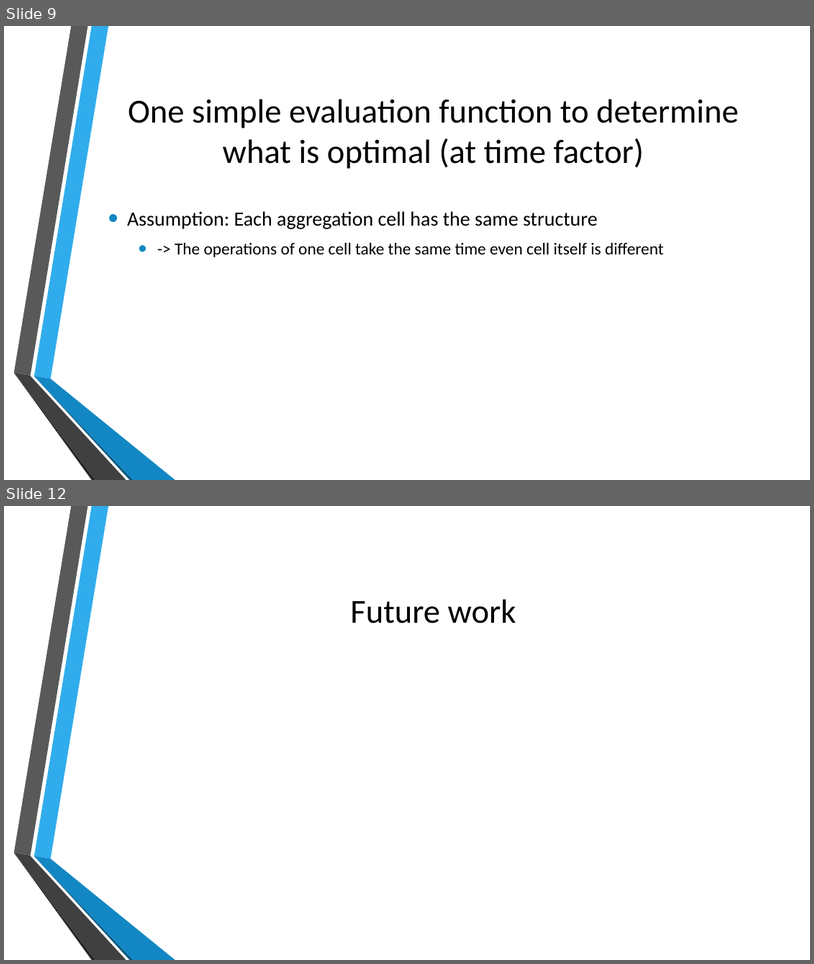
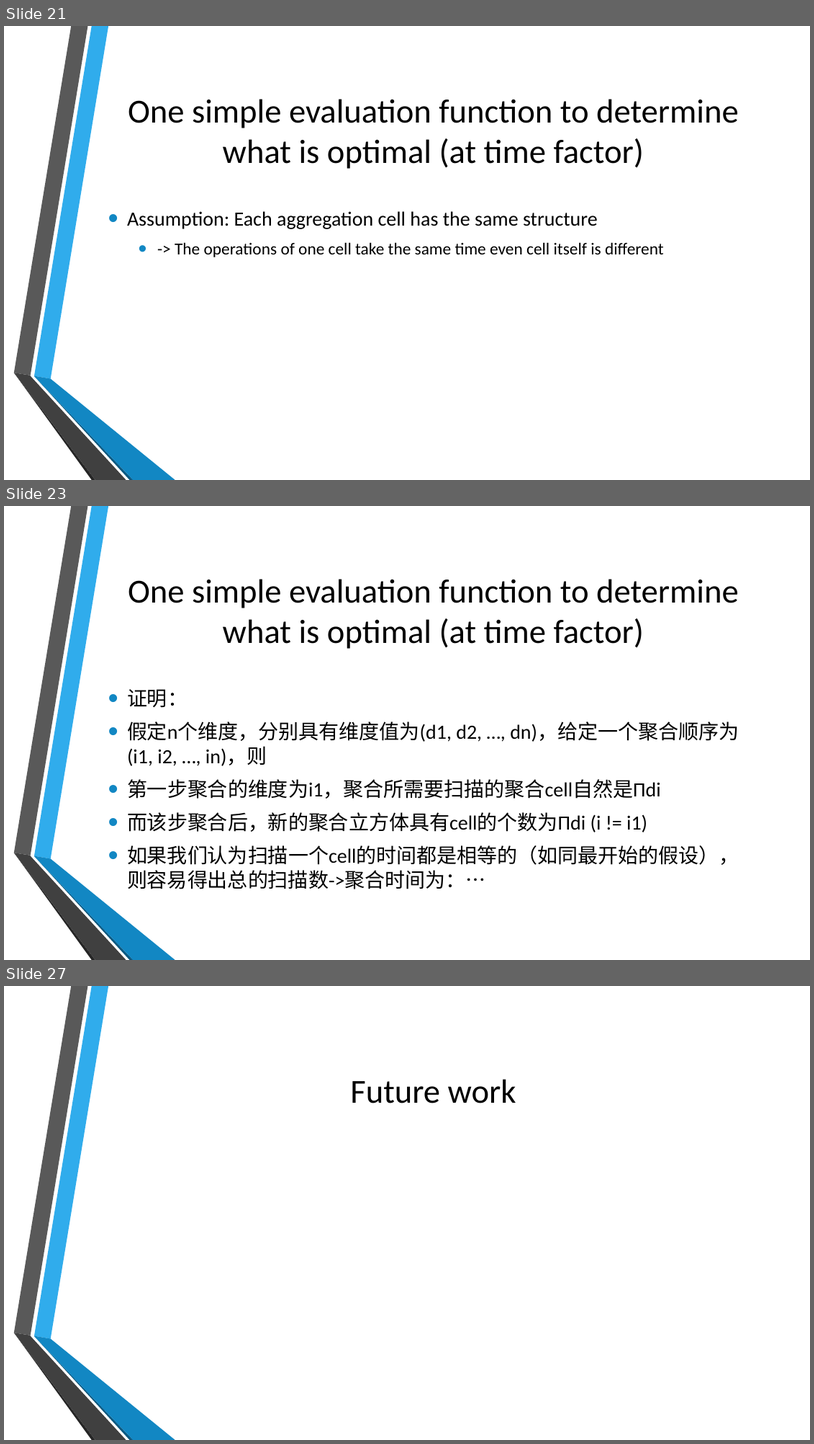
Before and after one commit to thoh-testarossa/Mirage-docs, a slide deck: thoh/presentations/20170426.pptx. Shown one above the other, each under a label of ours: slides 9 and 12 before the commit, slides 21, 23 and 27 after it; the slides between them are not shown. The pictures are 814x964 and 814x1444 pixels, drawn with LibreOffice and Linux fonts; fonts in the diff are those of the drawing; background and template pictures are left out. Boxes give left, top, right and bottom in pixels: in the first picture for what was removed or moved away, otherwise in the second. Text is boxed around its words. In the diff, an @@ line names an element or a change of style, - is before the commit and + after.

```diff
--- a/thoh/presentations/20170426.pptx
+++ b/thoh/presentations/20170426.pptx
@@ slide 23 added at (4, 506, 810, 960), background picture (left out); not listed: 6 template elements that a slide beside it also shows @@
@@ title added at (128, 579, 739, 649), 40 pt, text #000000 @@
+One simple evaluation function to determine what is optimal (at time factor)
@@ text added at (127, 689, 740, 889), 24 pt, text #000000 @@
+• 证明：
+• 假定n个维度，分别具有维度值为(d1, d2, …, dn)，给定一个聚合顺序为(i1, i2, …, in)，则
+• 第一步聚合的维度为i1，聚合所需要扫描的聚合cell自然是Πdi
+• 而该步聚合后，新的聚合立方体具有cell的个数为Πdi (i != i1)
+• 如果我们认为扫描一个cell的时间都是相等的（如同最开始的假设），则容易得出总的扫描数->聚合时间为：…
@@ what was slide 9 is now slide 21 @@
@@ what was slide 12 is now slide 27 @@
```
Also in this commit, not shown: 5 slides changed, 14 other slides added, 7 other files.
